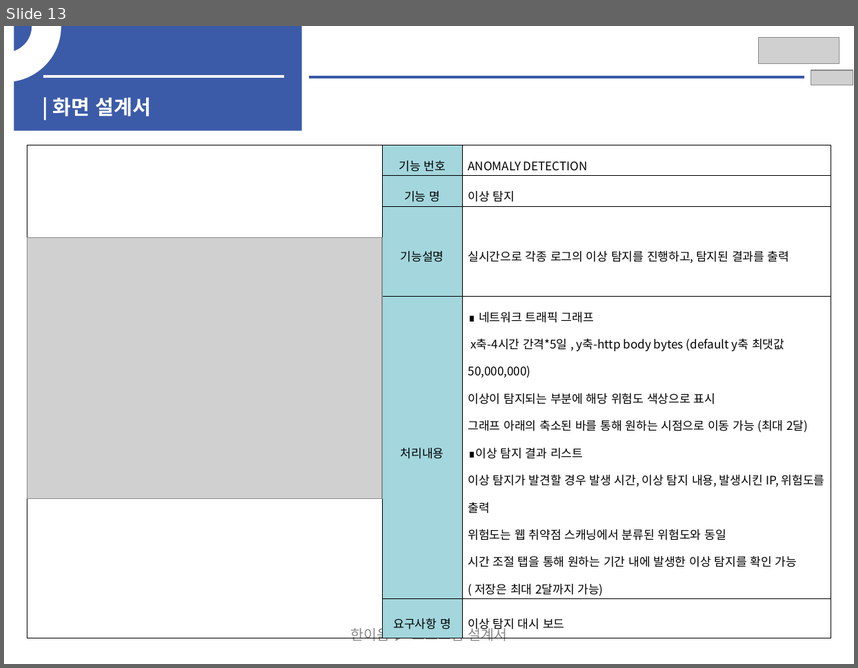
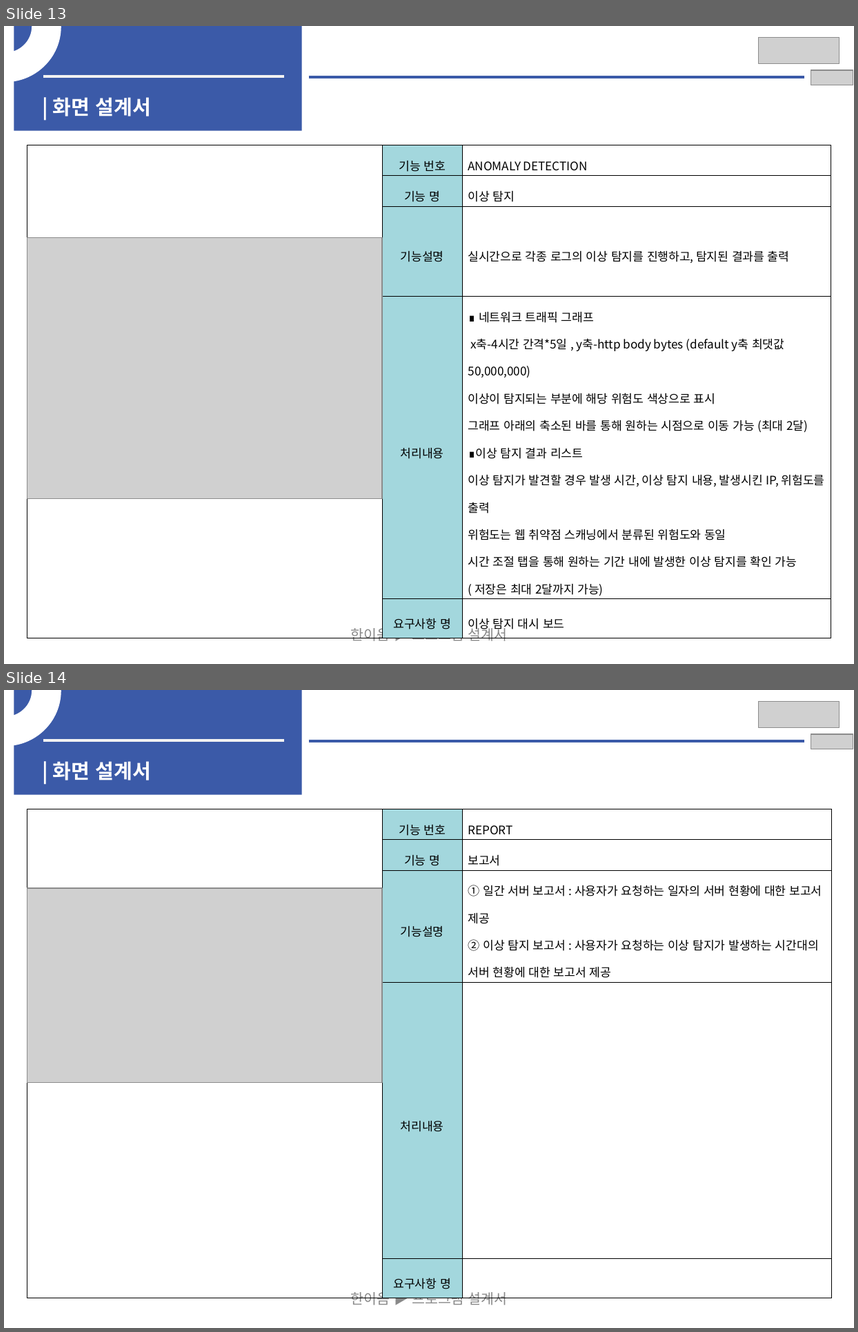
Before and after one commit to HwangYooHyun1/2023_Hanium_prj, a slide deck: 02_문서/03_중간보고서/2023_SW개발_HW제작설계서_일반_초안.pptx. Shown one above the other, each under a label of ours: slide 13 before the commit, slides 13 and 14 after it. The pictures are 858x668 and 858x1332 pixels, drawn with LibreOffice and Linux fonts; fonts in the diff are those of the drawing; grey boxes stand for pictures. Boxes give left, top, right and bottom in pixels: in the first picture for what was removed or moved away, otherwise in the second. Text is boxed around its words. In the diff, an @@ line names an element or a change of style, - is before the commit and + after.

```diff
--- a/02_문서/03_중간보고서/2023_SW개발_HW제작설계서_일반_초안.pptx
+++ b/02_문서/03_중간보고서/2023_SW개발_HW제작설계서_일반_초안.pptx
@@ slide 14 added at <box>4,690,854,1328</box>, background #FFFFFF @@
@@ freeform shape added at <box>5,691,60,745</box>, fill #FFFFFF, outline #FFFFFF 2.01 pt @@
@@ rectangle added at <box>14,690,302,795</box>, fill #3B5AA8 @@
@@ picture added at <box>759,702,840,728</box> @@
@@ line added from (43, 740) to (285, 740), #F2F2F2 2.26 pt @@
@@ line added from (308, 741) to (804, 741), #3B5AA8 2.26 pt @@
@@ picture added at <box>811,734,853,749</box> @@
@@ text added at <box>53,761,151,780</box>, 17 pt, text #FFFFFF, bold @@
+| 화면 설계서
@@ table added at <box>27,809,831,1292</box>, 5 rows, 3 columns @@
+ | 기능 번호 | REPORT
+ | 기능 명 | 보고서
+ | 기능설명 | ① 일간 서버 보고서 : 사용자가 요청하는 일자의 서버 현황에 대한 보고서 제공 / ② 이상 탐지 보고서 : 사용자가 요청하는 이상 탐지가 발생하는 시간대의 서버 현황에 대한 보고서 제공
+ | 처리내용 | 
+ | 요구사항 명 | 
@@ picture added at <box>27,888,382,1083</box> @@
@@ text added at <box>351,1290,508,1308</box>, 12 pt, text #898989 @@
+한이음 ▶ 프로그램 설계서
```
Also in this commit, not shown: 5 slides changed, 1 other file.
